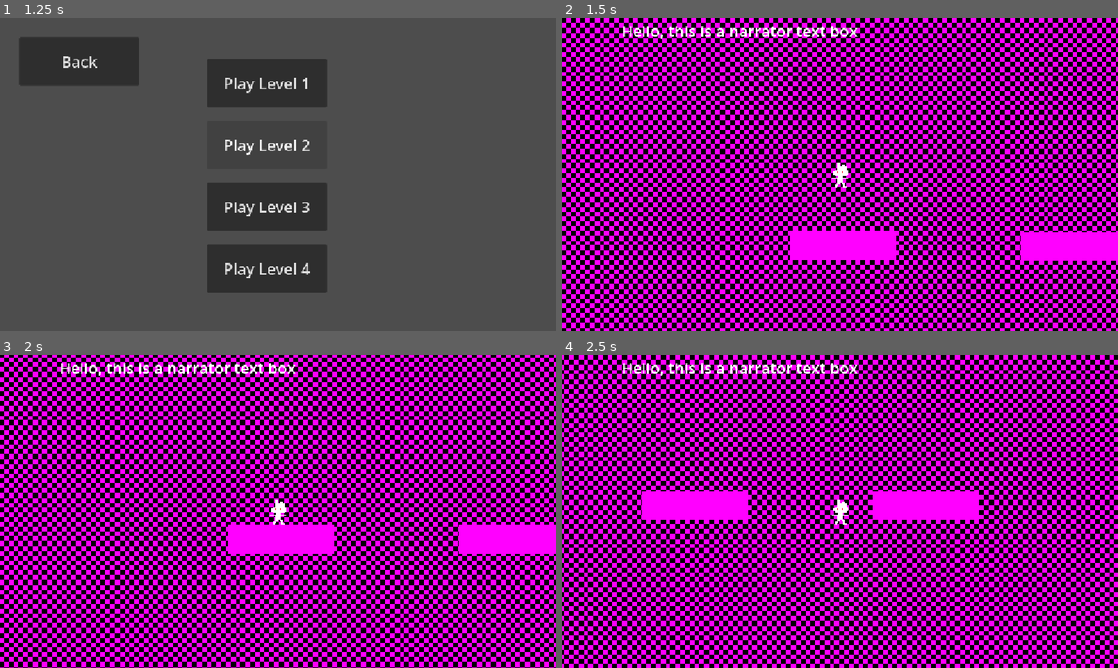
Above: before the commit, frames 1-4 (two rows, left to right).
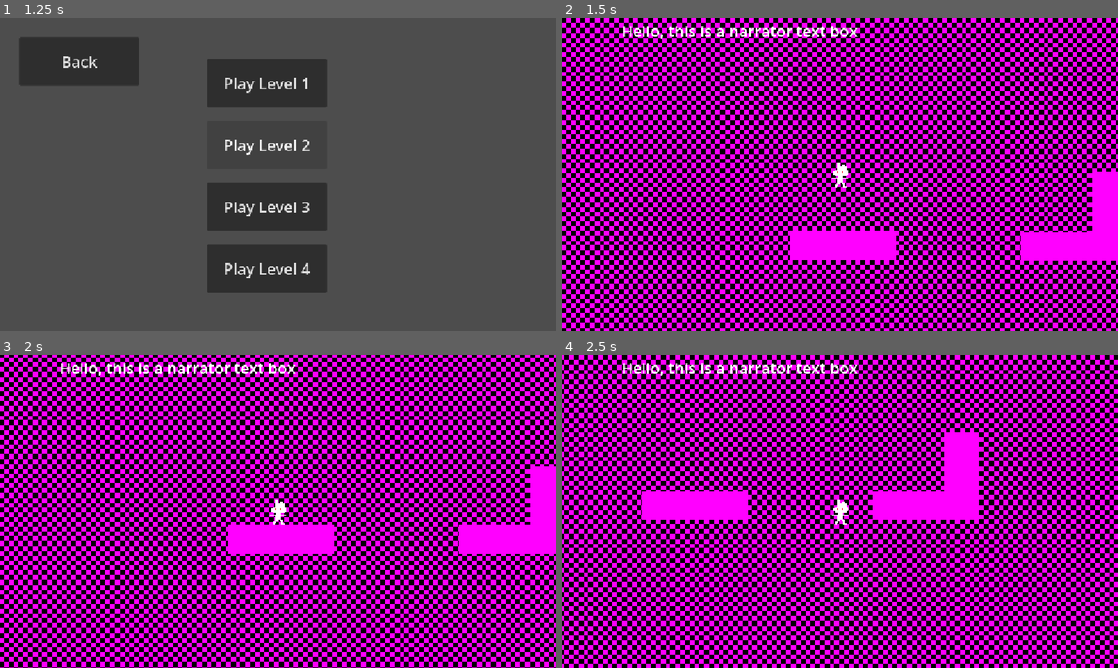
Above: after the commit, the same moments.

Repository: assembakr00/fall-jam
Game: Godot game, scene res://scenes/gui/menus/main_menu.tscn
Same seed, same stepped clock (60 frames per second), same inputs: the game is played once before the commit and once after it.
Inputs:
- Up to frame 1 (1.25 s): click "Play" at 0.5 s
- Up to frame 2 (1.5 s): click "Play Level 1" at 1.25 s
- Up to frame 3 (2 s): no input
- Up to frame 4 (2.5 s): tap Enter at 2 s; hold D (move_right) from 2.03 s (still down); tap W (move_up) at 2.27 s

Frame 1 is identical in both runs. In frame 2, 0.4% of the frame differs, in the area x 95-100%, y 49-69%; in frame 3, 0.4%; in frame 4, 0.6%, in the area x 68-75%, y 24-44%.

Commit message:
Added globals autoload

Diff:
--- a/project.godot
+++ b/project.godot
@@ -13,6 +13,10 @@
 config/name="Black Root"
 run/main_scene="uid://ddtgjbsvdlkwe"
 config/features=PackedStringArray("4.7")
+
+[autoload]
+
+globals="*uid://cww3ab6yxxjtb"
 
 [display]
 
--- a/scenes/areas_in_world/level_1.tscn
+++ b/scenes/areas_in_world/level_1.tscn
@@ -1,11 +1,18 @@
 [gd_scene format=3 uid="uid://cylp7i8gfour6"]
 
+[ext_resource type="Script" uid="uid://cmfe8mwbaphsv" path="res://scripts/areas_in_world/level_1.gd" id="1_hkc2u"]
 [ext_resource type="PackedScene" uid="uid://cbatlw163lxtd" path="res://scenes/player/player.tscn" id="1_weabw"]
 [ext_resource type="PackedScene" uid="uid://d15n4t6tpef1" path="res://scenes/objects/platform.tscn" id="2_pnpo3"]
 
 [sub_resource type="PlaceholderTexture2D" id="PlaceholderTexture2D_v5vfr"]
 
+[sub_resource type="RectangleShape2D" id="RectangleShape2D_v5vfr"]
+size = Vector2(72, 124)
+
+[sub_resource type="PlaceholderTexture2D" id="PlaceholderTexture2D_eykrx"]
+
 [node name="Level1" type="Node2D" unique_id=2089379257]
+script = ExtResource("1_hkc2u")
 
 [node name="Background" type="Parallax2D" parent="." unique_id=453825426]
 scroll_scale = Vector2(0.5, 0.5)
@@ -24,3 +31,16 @@
 
 [node name="Platform2" parent="." unique_id=797457684 instance=ExtResource("2_pnpo3")]
 position = Vector2(485, 191)
+
+[node name="BlackenedRoot" type="Area2D" parent="." unique_id=1559942445]
+position = Vector2(559, 100)
+
+[node name="RootCollision" type="CollisionShape2D" parent="BlackenedRoot" unique_id=1873649727]
+shape = SubResource("RectangleShape2D_v5vfr")
+
+[node name="RootSprite" type="Sprite2D" parent="BlackenedRoot" unique_id=1469242374]
+position = Vector2(-9.77514e-06, 0.49999887)
+scale = Vector2(72.00002, 125.00001)
+texture = SubResource("PlaceholderTexture2D_eykrx")
+
+[connection signal="body_entered" from="BlackenedRoot" to="." method="_on_blackened_root_body_entered"]
--- /dev/null
+++ b/scripts/areas_in_world/level_1.gd
@@ -0,0 +1,16 @@
+extends Node2D
+
+
+# Called when the node enters the scene tree for the first time.
+func _ready() -> void:
+	pass # Replace with function body.
+
+
+# Called every frame. 'delta' is the elapsed time since the previous frame.
+func _process(delta: float) -> void:
+	pass
+
+
+func _on_blackened_root_body_entered(body: Node2D) -> void:
+	if body.name == "Player":
+		print("Player touched root")
--- /dev/null
+++ b/scripts/globals.gd
@@ -0,0 +1,11 @@
+extends Node
+
+
+# Called when the node enters the scene tree for the first time.
+func _ready() -> void:
+	pass # Replace with function body.
+
+
+# Called every frame. 'delta' is the elapsed time since the previous frame.
+func _process(delta: float) -> void:
+	pass
Not shown, added: scripts/areas_in_world/level_1.gd.uid
Not shown, added: scripts/globals.gd.uid
